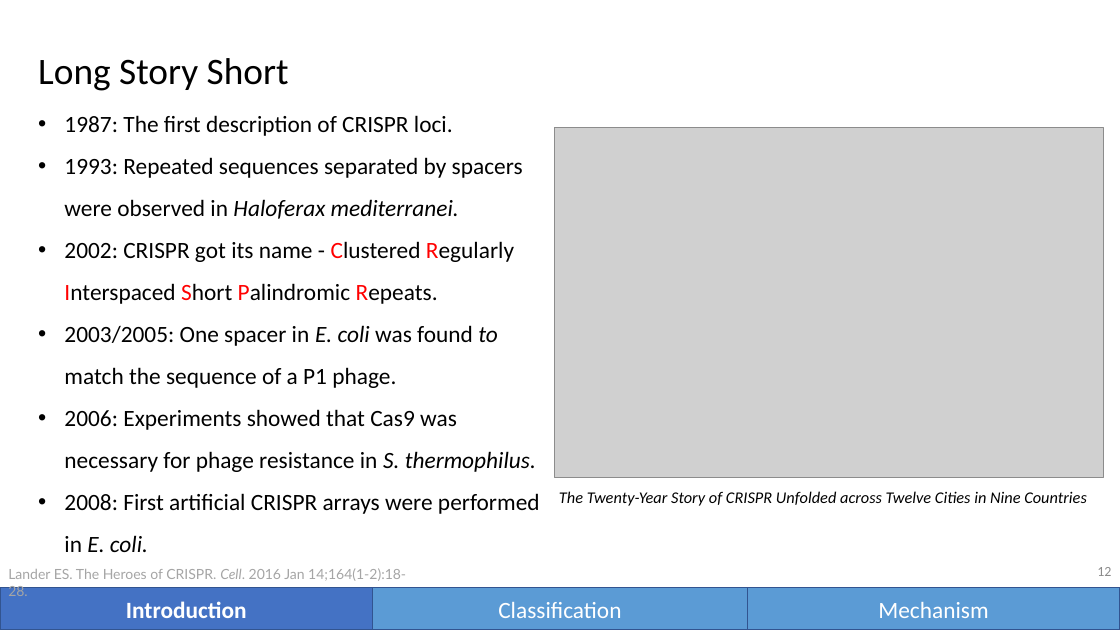
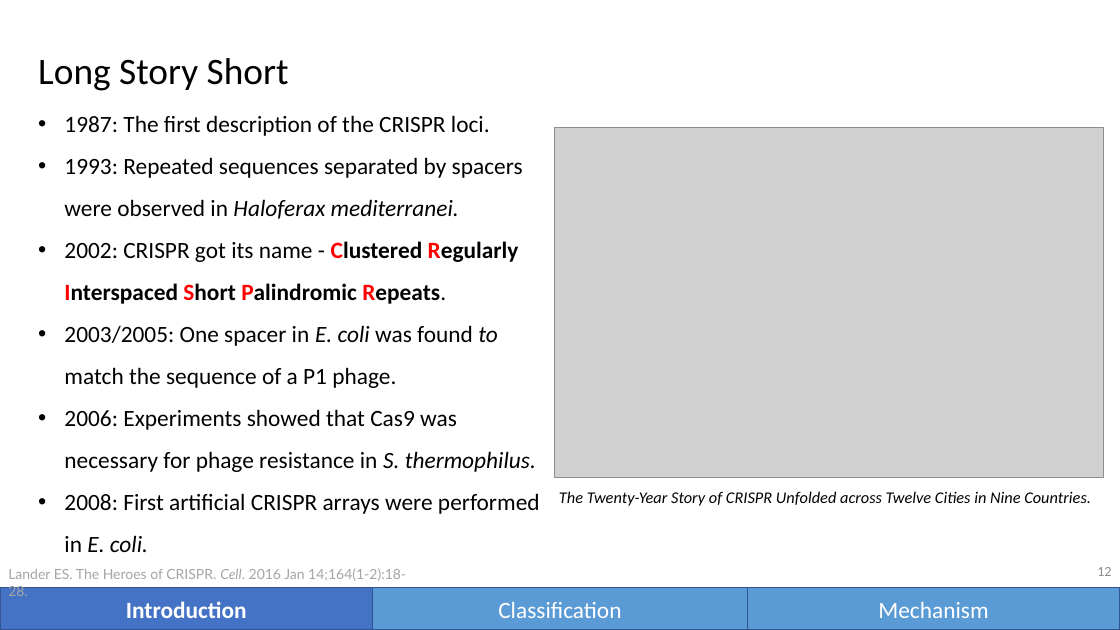
Before and after one commit to vwOvOwv/PKU-Undergraduate-Course, a slide deck: slide 12 of 遗传学讨论 (Seminar on Genetics)/topic4_genome_editing.pptx. Drawn at 1120x630 pixels with LibreOffice and Linux fonts; fonts in the diff are those of the drawing; grey boxes stand for pictures. Boxes give left, top, right and bottom in pixels: in the first picture for what was removed or moved away, otherwise in the second. Text is boxed around its words. In the diff, an @@ line names an element or a change of style, - is before the commit and + after.

```diff
--- a/遗传学讨论 (Seminar on Genetics)/topic4_genome_editing.pptx
+++ b/遗传学讨论 (Seminar on Genetics)/topic4_genome_editing.pptx
@@ text at (64,115,490,136): text changed @@
-• 1987: The first description of CRISPR loci.
+• 1987: The first description of the CRISPR loci.
@@ text at (64,241,519,304): bold on in "Clustered Regularly Interspaced Short Palindromic Repeats." @@
@@ text at (559,491,1091,506): text changed @@
-The Twenty-Year Story of CRISPR Unfolded across Twelve Cities in Nine Countries
+The Twenty-Year Story of CRISPR Unfolded across Twelve Cities in Nine Countries.
```
Also in this commit, not shown: 14 other slides changed.
